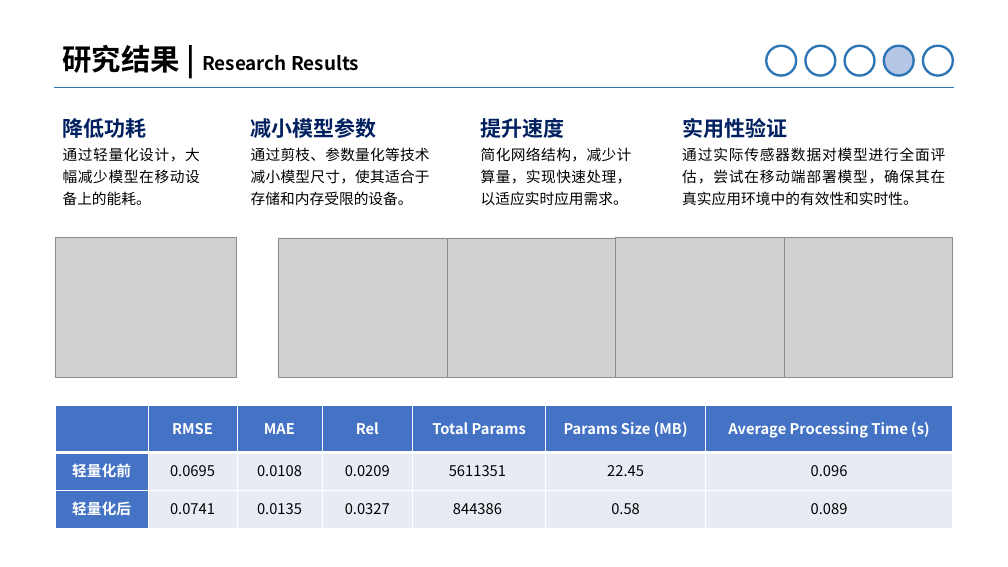
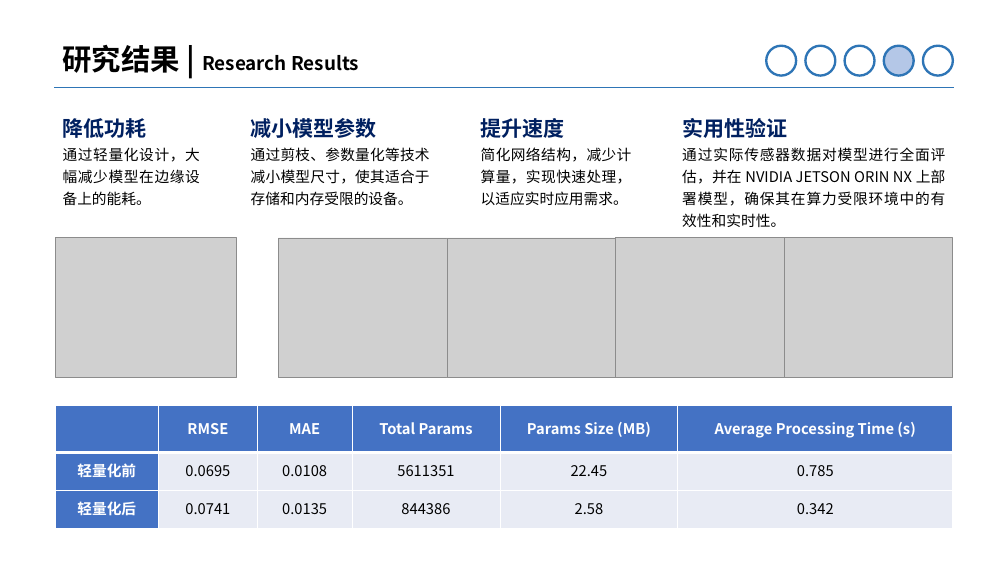
Before and after one commit to MinmusLin/Lightweight_Network_for_3D_Image_Sensor_Signal_Enhancement, a slide deck: slide 12 of 20250325_Final_Defense.pptx. Drawn at 1008x567 pixels with LibreOffice and Linux fonts; fonts in the diff are those of the drawing; grey boxes stand for pictures; background and template pictures are left out. Boxes give left, top, right and bottom in pixels: in the first picture for what was removed or moved away, otherwise in the second. Text is boxed around its words. In the diff, an @@ line names an element or a change of style, - is before the commit and + after.

```diff
--- a/20250325_Final_Defense.pptx
+++ b/20250325_Final_Defense.pptx
@@ text at (63,147,200,206): text changed @@
-通过轻量化设计，大幅减少模型在移动设备上的能耗。
+通过轻量化设计，大幅减少模型在边缘设备上的能耗。
@@ text at (682,147,946,227): text changed @@
-通过实际传感器数据对模型进行全面评估，尝试在移动端部署模型，确保其在真实应用环境中的有效性和实时性。
+通过实际传感器数据对模型进行全面评估，并在 NVIDIA JETSON ORIN NX 上部署模型，确保其在算力受限环境中的有效性和实时性。
@@ table at (55,406,954,529) @@
-column 4: Rel | 0.0209 | 0.0327
-column 5, row 3: 0.58
+column 5, row 3: 2.58
-column 6, row 2: 0.096
+column 6, row 2: 0.785
-column 6, row 3: 0.089
+column 6, row 3: 0.342
```
Also in this commit, not shown: 3 other slides changed.
